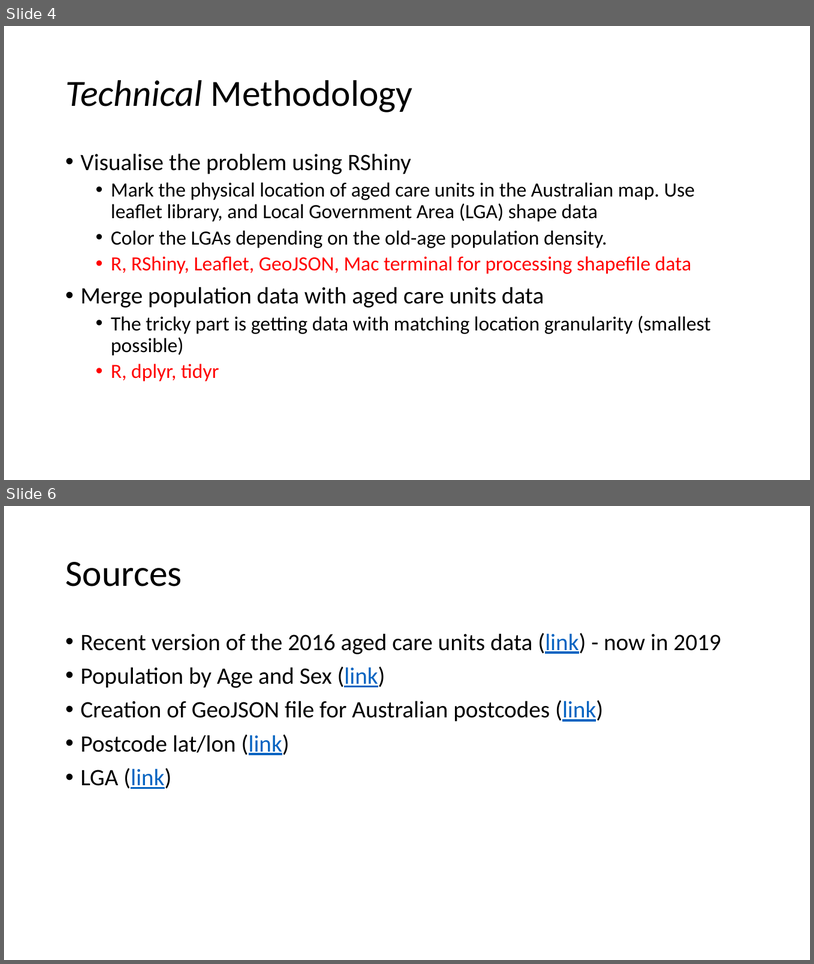
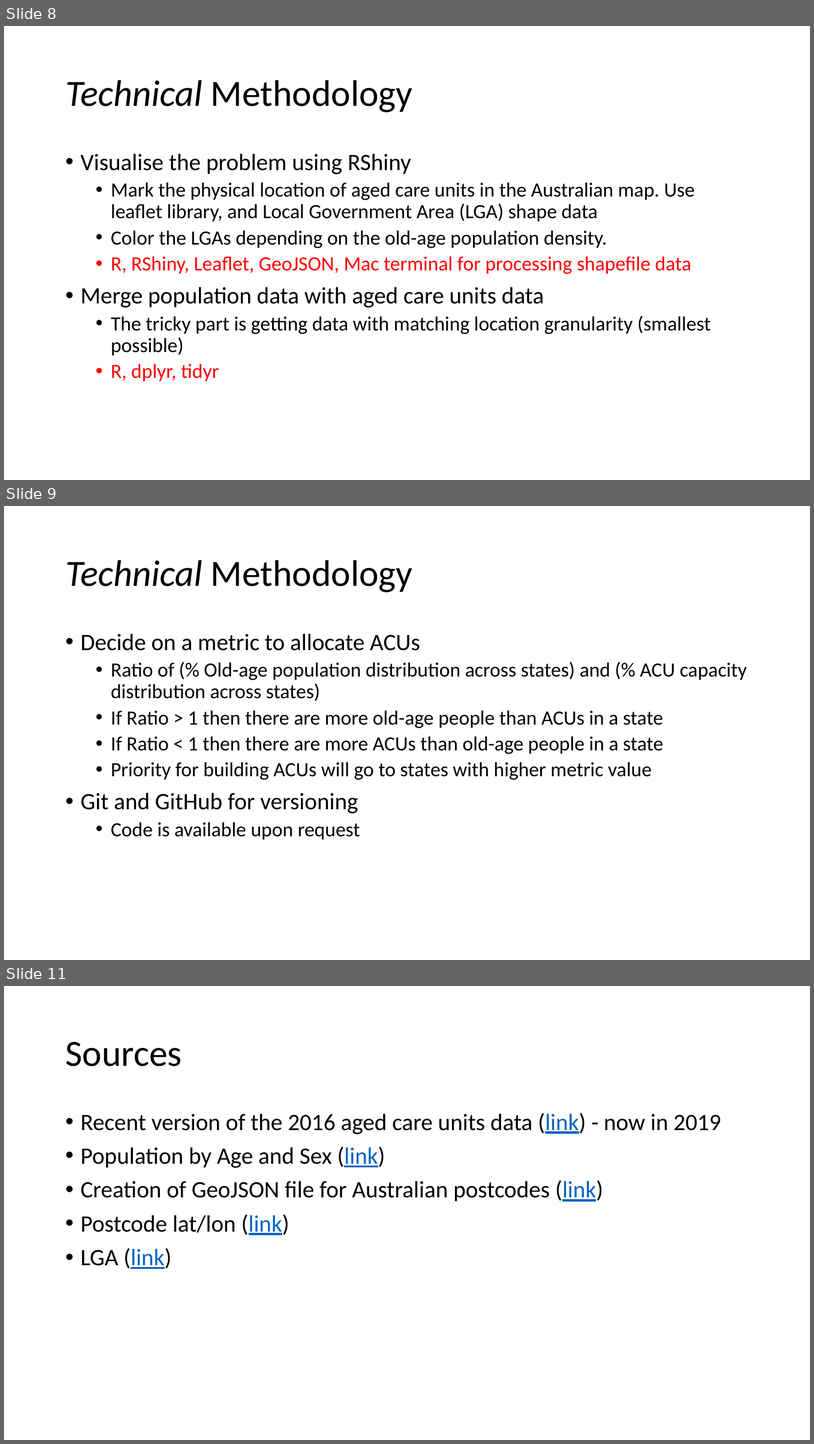
Before and after one commit to vdencarnacion/probset, a slide deck: final_presentation.pptx. Shown one above the other, each under a label of ours: slides 4 and 6 before the commit, slides 8, 9 and 11 after it; the slides between them are not shown. The pictures are 814x964 and 814x1444 pixels, drawn with LibreOffice and Linux fonts; fonts in the diff are those of the drawing. Boxes give left, top, right and bottom in pixels: in the first picture for what was removed or moved away, otherwise in the second. Text is boxed around its words. In the diff, an @@ line names an element or a change of style, - is before the commit and + after.

```diff
--- a/final_presentation.pptx
+++ b/final_presentation.pptx
@@ slide 9 added at bbox=[4, 506, 810, 960], background #FFFFFF @@
@@ title added at bbox=[65, 560, 413, 592], 44 pt, text #000000 @@
+Technical Methodology
@@ text added at bbox=[81, 633, 747, 840], 24 pt, text #000000 @@
+• Decide on a metric to allocate ACUs
+  • Ratio of (% Old-age population distribution across states) and (% ACU capacity distribution across states)
+  • If Ratio > 1 then there are more old-age people than ACUs in a state
+  • If Ratio < 1 then there are more ACUs than old-age people in a state
+  • Priority for building ACUs will go to states with higher metric value
+• Git and GitHub for versioning
+  • Code is available upon request
@@ what was slide 4 is now slide 8 @@
@@ what was slide 6 is now slide 11 @@
```
Also in this commit, not shown: 1 slide changed, 6 other slides added, 2 slides removed, 2 other files.
